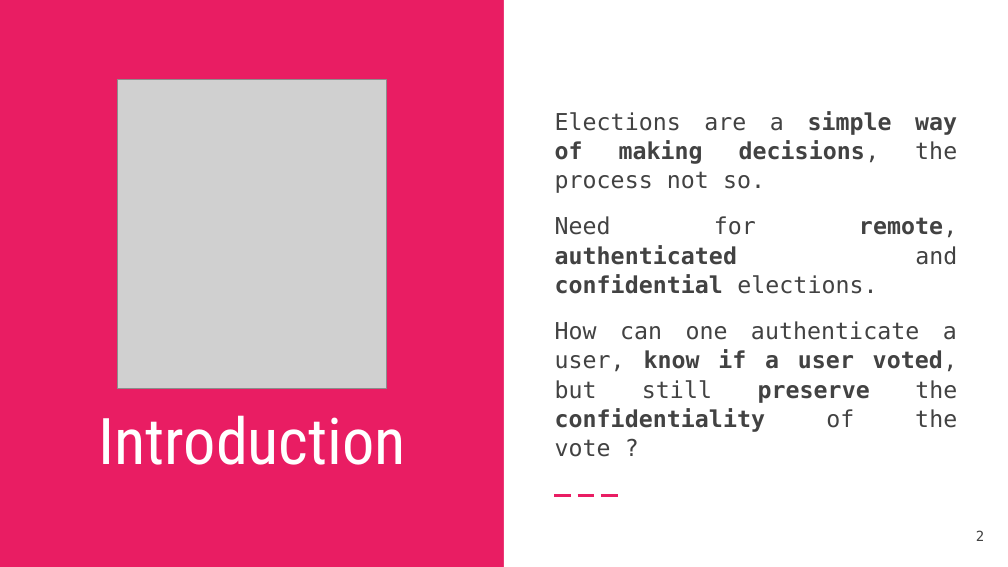
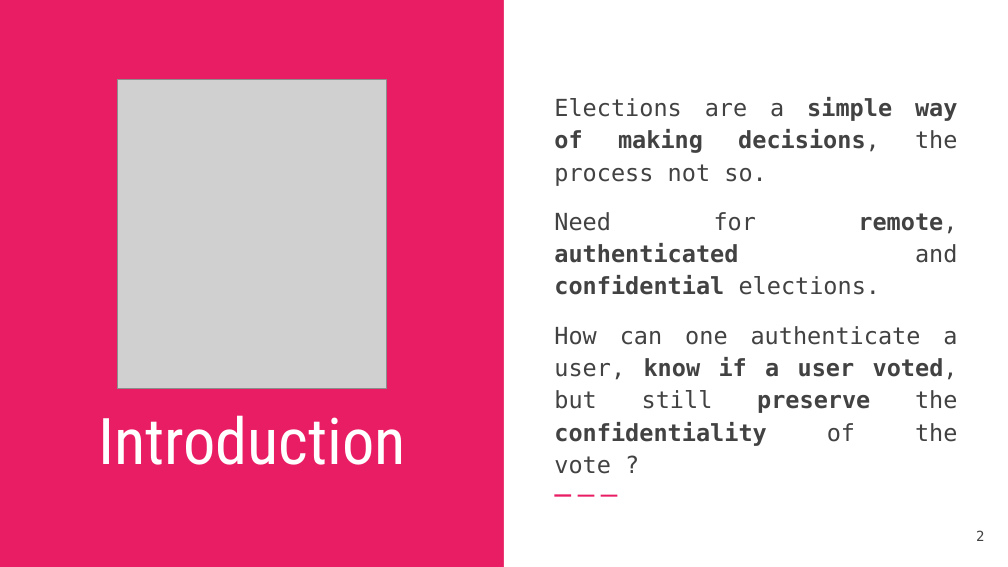
Before and after one commit to DavidAraujo98/ElectRight, a slide deck: slide 2 of documentation/IHC_Final_Presentation.pptx. Drawn at 1008x567 pixels with LibreOffice and Linux fonts; fonts in the diff are those of the drawing; grey boxes stand for pictures. Boxes give left, top, right and bottom in pixels: in the first picture for what was removed or moved away, otherwise in the second. Text is boxed around its words. In the diff, an @@ line names an element or a change of style, - is before the commit and + after.

```diff
--- a/documentation/IHC_Final_Presentation.pptx
+++ b/documentation/IHC_Final_Presentation.pptx
@@ text "Elections are a simple way ..." at (554,97,958,474): size 16.6 to 16.7 pt; line spacing 1.05 to 1.15 @@
```
Also in this commit, not shown: 24 other slides changed, 5 other files.
